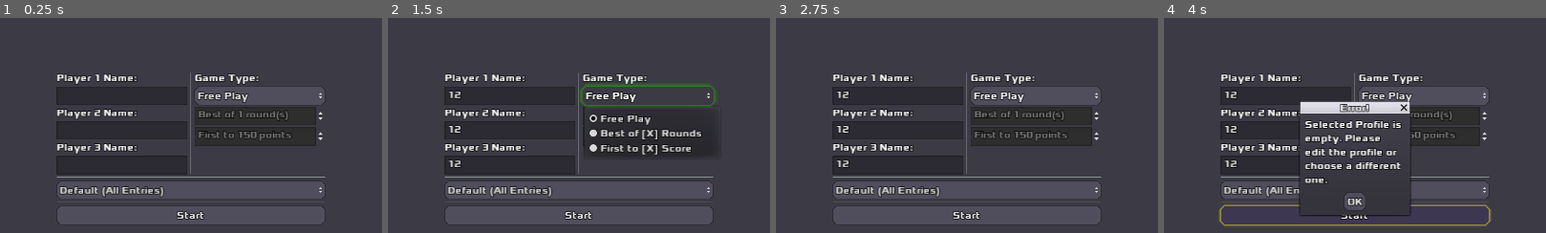
Above: before the commit, frames 1-4 (left to right).
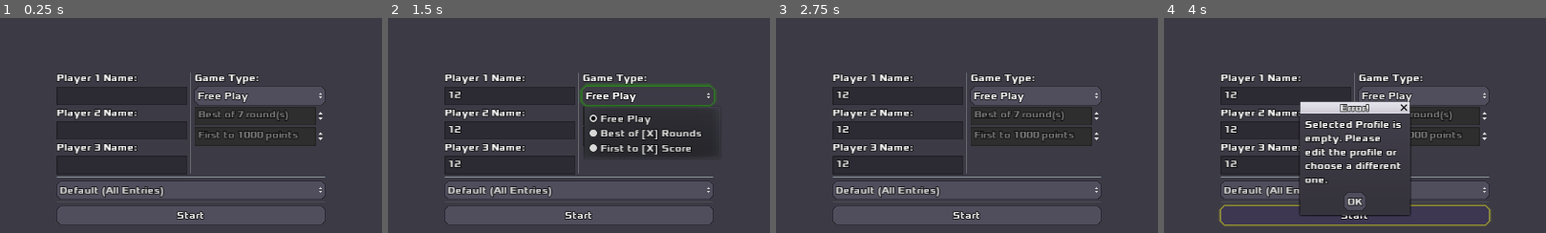
Above: after the commit, the same moments.

Repository: zacryol/spindle-of-serendipity
Game: Godot game, scene res://game/GameSetting.tscn
Two runs of this game, one before a commit and one after it. Both use one fixed random seed, a clock stepped at 60 frames per second and the inputs below. This scene is started directly instead of the project's main scene.
Inputs (mouse positions are % of the whole screen's width and height, from its top left):
- Up to frame 1 (0.25 s): no input
- Up to frame 2 (1.5 s): click (41, 37) at 0.52 s; type "12" at 0.6 s; click (41, 45) at 0.75 s; type "12" at 0.83 s; click (41, 53) at 0.98 s; type "12" at 1.07 s; click "Free Play" at 1.25 s
- Up to frame 3 (2.75 s): click "Free Play" at 2 s
- Up to frame 4 (4 s): click "Start" at 2.75 s; click "Start" at 3.5 s
The pictures show only the part of the screen within x 25-75%, y 19-69%; the shares and areas given below are measured in that part.

The runs differ from the first frame. In frame 1, 0.2% of the frame differs, in the area x 62-78%, y 43-58%; in frame 2, nothing differs; in frame 3, 0.2%; in frame 4, 0.2%.

Commit message:
Condition setter gets values from Global singleton

Diff:
--- a/godot/game/GameSetting.gd
+++ b/godot/game/GameSetting.gd
@@ -4,6 +4,8 @@
 onready var p2_enter: LineEdit = $Controls/Top/NameSetting/LineEdit2
 onready var p3_enter: LineEdit = $Controls/Top/NameSetting/LineEdit3
 onready var selector: OptionButton = $Controls/OptionButton
+
+onready var type_selector: OptionButton = $Controls/Top/Vict/Type
 onready var rounds_box: SpinBox = $Controls/Top/Vict/Rounds
 onready var score_box: SpinBox = $Controls/Top/Vict/Score
 
@@ -12,6 +14,11 @@
 	for k in Profiles.get_keys():
 		selector.add_item(k)
 
+	type_selector.selected = GlobalVars.game_type
+	rounds_box.value = GlobalVars.rounds
+	score_box.value = GlobalVars.win_score
+	rounds_box.editable = GlobalVars.game_type == GlobalVars.Type.ROUNDS
+	score_box.editable = GlobalVars.game_type == GlobalVars.Type.SCORE
 
 func _on_Button_pressed():
 	# Set Player names
